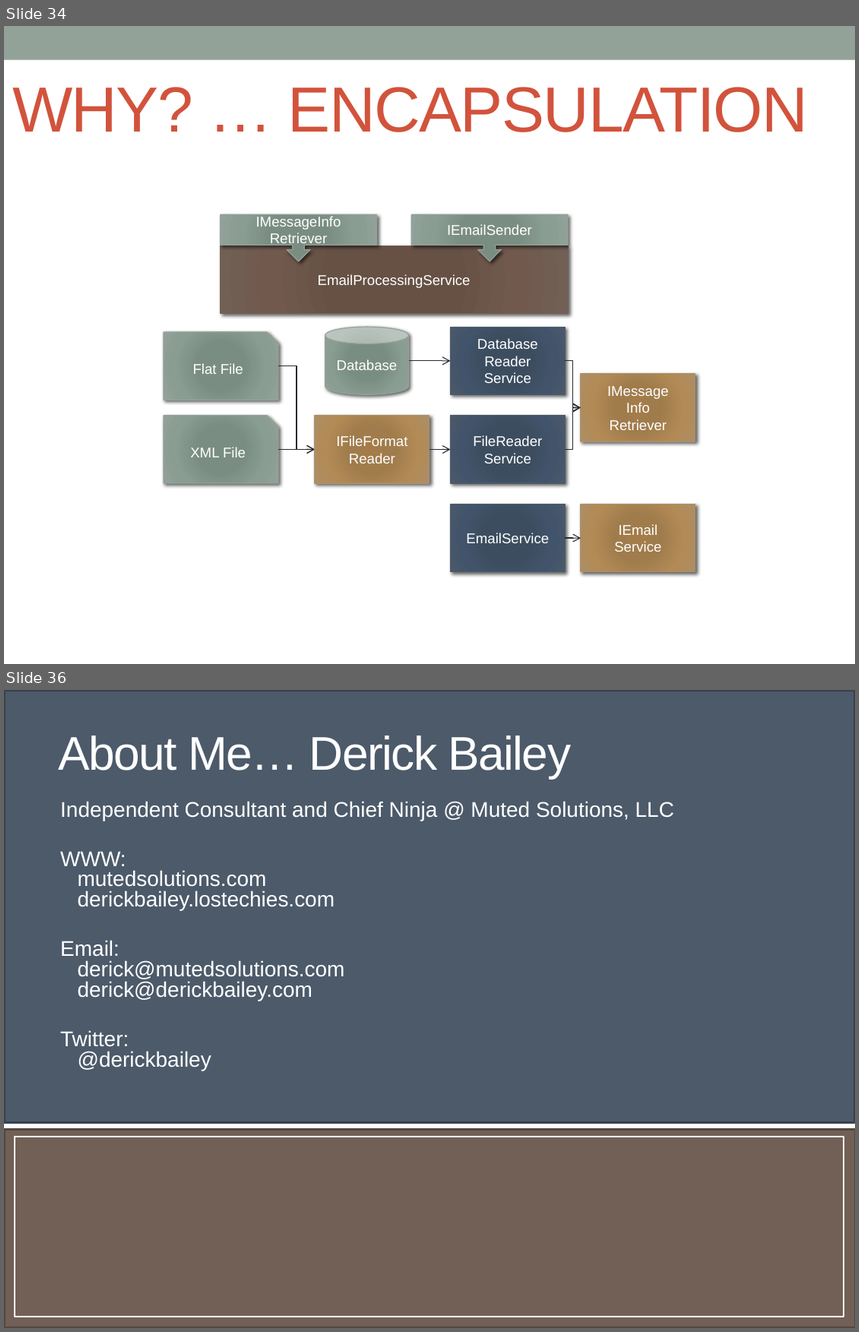
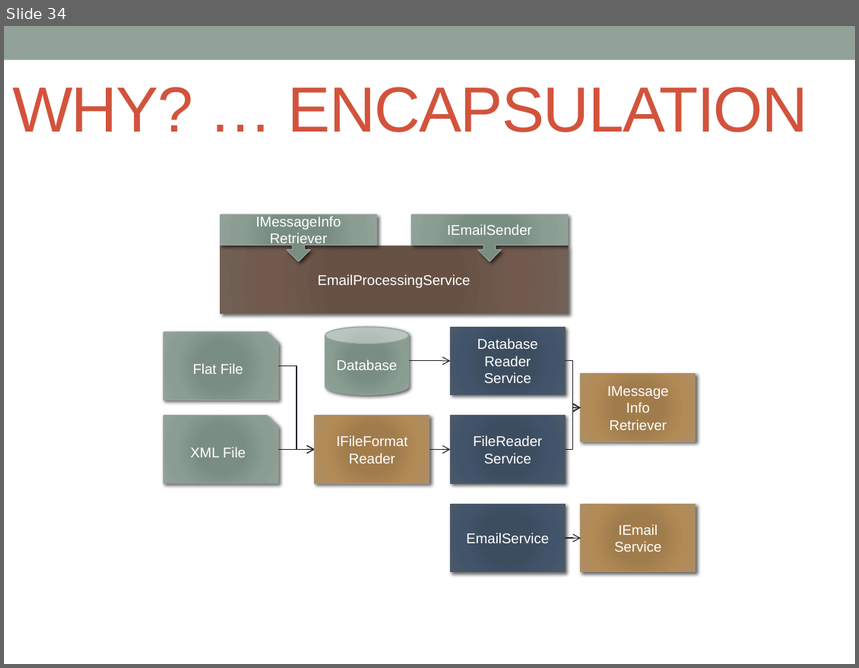
Before and after one commit to mxriverlynn/presentations-and-training, a slide deck: SOLID Principles - Step By Step Code/SOLID Principles Presentation.pptx. Shown one above the other, each under a label of ours: slides 34 and 36 before the commit, slide 34 after it; the slides between them are not shown. The pictures are 859x1332 and 859x668 pixels, drawn with LibreOffice and Linux fonts; fonts in the diff are those of the drawing. Boxes give left, top, right and bottom in pixels: in the first picture for what was removed or moved away, otherwise in the second. Text is boxed around its words. In the diff, an @@ line names an element or a change of style, - is before the commit and + after.

```diff
--- a/SOLID Principles - Step By Step Code/SOLID Principles Presentation.pptx
+++ b/SOLID Principles - Step By Step Code/SOLID Principles Presentation.pptx
@@ slide 36 removed at (4, 690, 855, 1328), background #FFFFFF; not listed: 1 template element that a slide beside it also shows @@
@@ rectangle removed at (4, 690, 855, 1122) @@
@@ title removed at (59, 736, 572, 778) @@
-About Me… Derick Bailey
@@ text removed at (60, 801, 674, 1071) @@
-Independent Consultant and Chief Ninja @ Muted Solutions, LLC
-WWW:
-mutedsolutions.com
-derickbailey.lostechies.com
-Email:
-derick@mutedsolutions.com
-derick@derickbailey.com
-Twitter:
-@derickbailey
@@ rectangle removed at (4, 1130, 855, 1328) @@
@@ rectangle removed at (14, 1137, 843, 1316) @@
```
Also in this commit, not shown: 2 slides changed.
